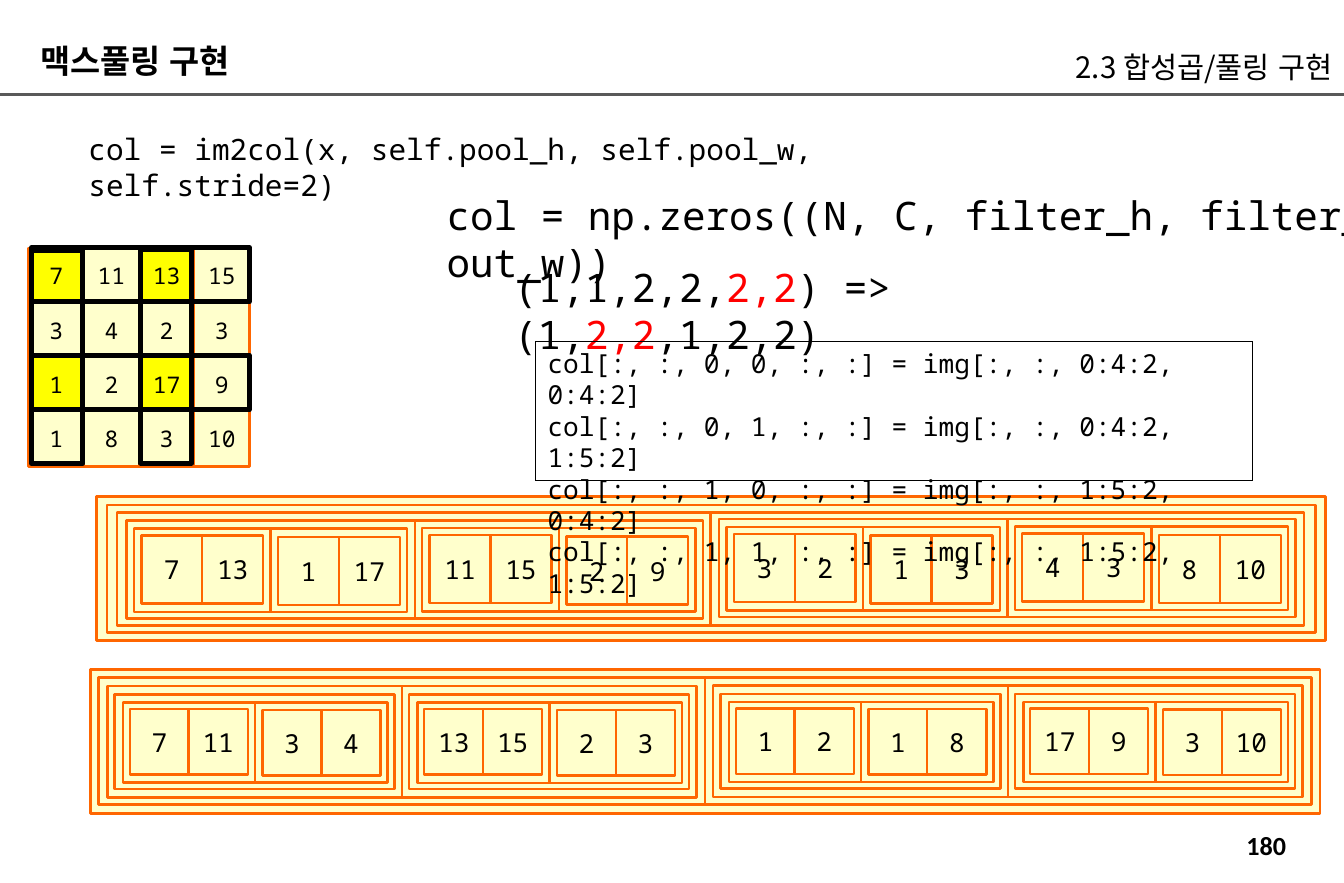
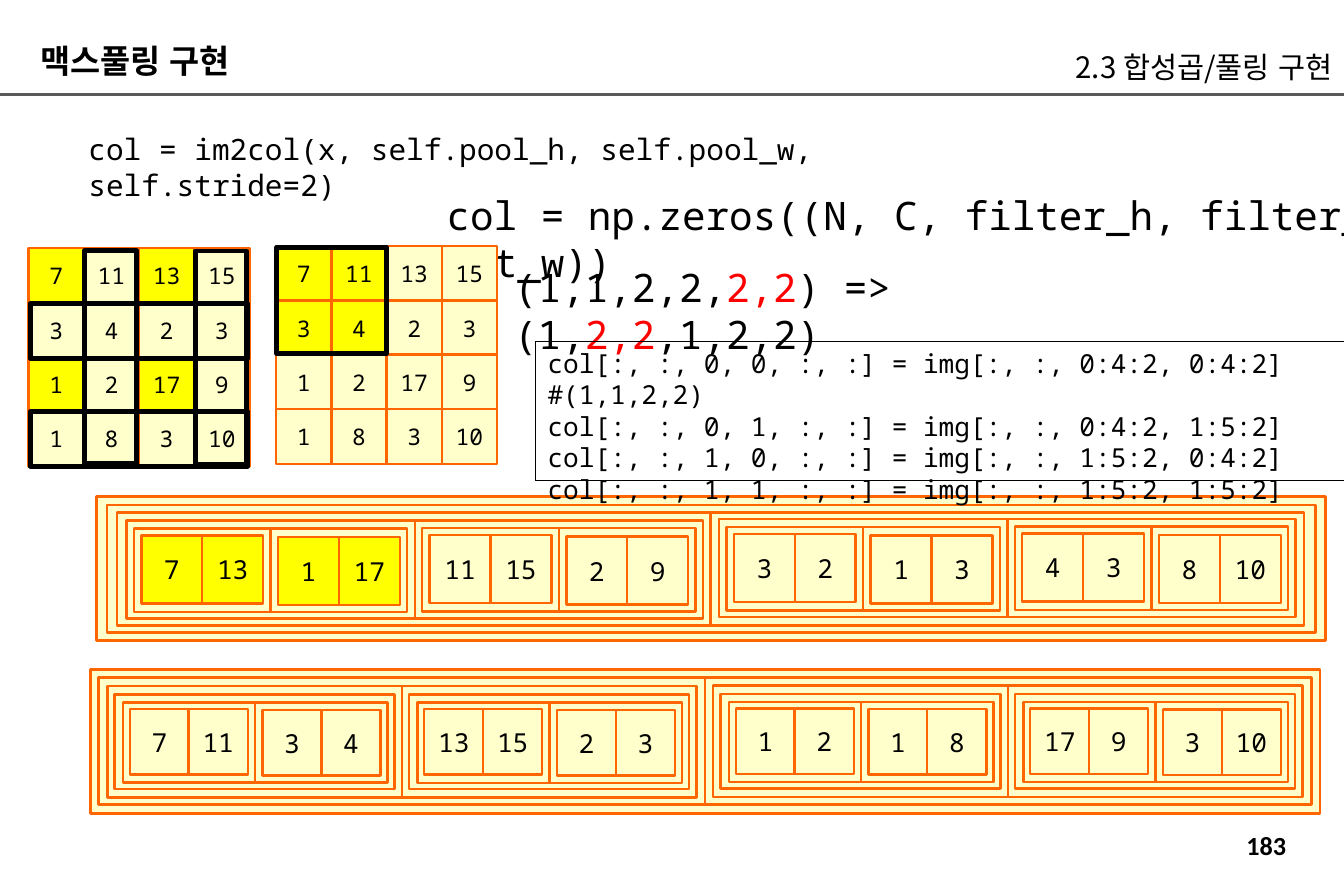
Before and after one commit to imguru-mooc/AI_CNN, a slide deck: slide 183 of CNN_교재_판서.pptx (slide 180 before the commit). Drawn at 1344x883 pixels with LibreOffice and Linux fonts; fonts in the diff are those of the drawing. Boxes give left, top, right and bottom in pixels: in the first picture for what was removed or moved away, otherwise in the second. Text is boxed around its words. In the diff, an @@ line names an element or a change of style, - is before the commit and + after.

```diff
--- a/CNN_교재_판서.pptx
+++ b/CNN_교재_판서.pptx
@@ rectangle: place and size @@
-rectangle at [32,251,82,464]
+rectangle at [85,251,135,464]
@@ rectangle: place and size @@
-rectangle at [140,249,191,463]
+rectangle at [195,251,246,464]
@@ rectangle added at [277,246,332,301], fill #FFFF00, outline #FF6600 1.5 pt, 14 pt, text #000000 @@
+7
@@ rectangle added at [277,247,386,354], outline #000000 3 pt @@
@@ rectangle added at [332,246,387,301], fill #FFFF00, outline #FF6600 1.5 pt, 14 pt, text #000000 @@
+11
@@ rectangle added at [386,246,441,301], fill #FFFFCC, outline #FF6600 1.5 pt, 14 pt, text #000000 @@
+13
@@ rectangle added at [441,246,497,301], fill #FFFFCC, outline #FF6600 1.5 pt, 14 pt, text #000000 @@
+15
@@ rectangle: place and size @@
-rectangle at [32,247,249,301]
+rectangle at [31,304,248,358]
@@ rectangle added at [277,300,332,355], fill #FFFF00, outline #FF6600 1.5 pt, 14 pt, text #000000 @@
+3
@@ rectangle added at [332,300,387,355], fill #FFFF00, outline #FF6600 1.5 pt, 14 pt, text #000000 @@
+4
@@ rectangle added at [386,300,441,355], fill #FFFFCC, outline #FF6600 1.5 pt, 14 pt, text #000000 @@
+2
@@ rectangle added at [441,300,497,355], fill #FFFFCC, outline #FF6600 1.5 pt, 14 pt, text #000000 @@
+3
@@ rectangle added at [277,354,332,410], fill #FFFFCC, outline #FF6600 1.5 pt, 14 pt, text #000000 @@
+1
@@ rectangle added at [332,354,387,410], fill #FFFFCC, outline #FF6600 1.5 pt, 14 pt, text #000000 @@
+2
@@ rectangle added at [386,354,441,410], fill #FFFFCC, outline #FF6600 1.5 pt, 14 pt, text #000000 @@
+17
@@ rectangle added at [441,354,497,410], fill #FFFFCC, outline #FF6600 1.5 pt, 14 pt, text #000000 @@
+9
@@ rectangle "col[:, :, 0, 0, :, ...": place and size @@
-rectangle "col[:, :, 0, 0, :, ..." at [535,341,1252,480]
+rectangle "col[:, :, 0, 0, :, ..." at [535,341,1344,480]
@@ text in rectangle at [548,349,1283,408]: text changed @@
-col[:, :, 0, 0, :, :] = img[:, :, 0:4:2, 0:4:2]
+col[:, :, 0, 0, :, :] = img[:, :, 0:4:2, 0:4:2] #(1,1,2,2)
@@ rectangle: place and size @@
-rectangle at [32,355,249,410]
+rectangle at [31,412,248,466]
@@ rectangle added at [277,408,332,464], fill #FFFFCC, outline #FF6600 1.5 pt, 14 pt, text #000000 @@
+1
@@ rectangle added at [332,408,387,464], fill #FFFFCC, outline #FF6600 1.5 pt, 14 pt, text #000000 @@
+8
@@ rectangle added at [386,408,441,464], fill #FFFFCC, outline #FF6600 1.5 pt, 14 pt, text #000000 @@
+3
@@ rectangle added at [441,408,497,464], fill #FFFFCC, outline #FF6600 1.5 pt, 14 pt, text #000000 @@
+10
@@ fill #FFFFCC to #FFFF00 in 4 elements at [141,535,202,604], [202,535,264,604], [278,537,339,605], [339,537,400,605] @@
@@ page number at [1246,837,1286,855]: text changed @@
-180
+183
```
Also in this commit, not shown: 21 other slides changed, 96 slides added.
